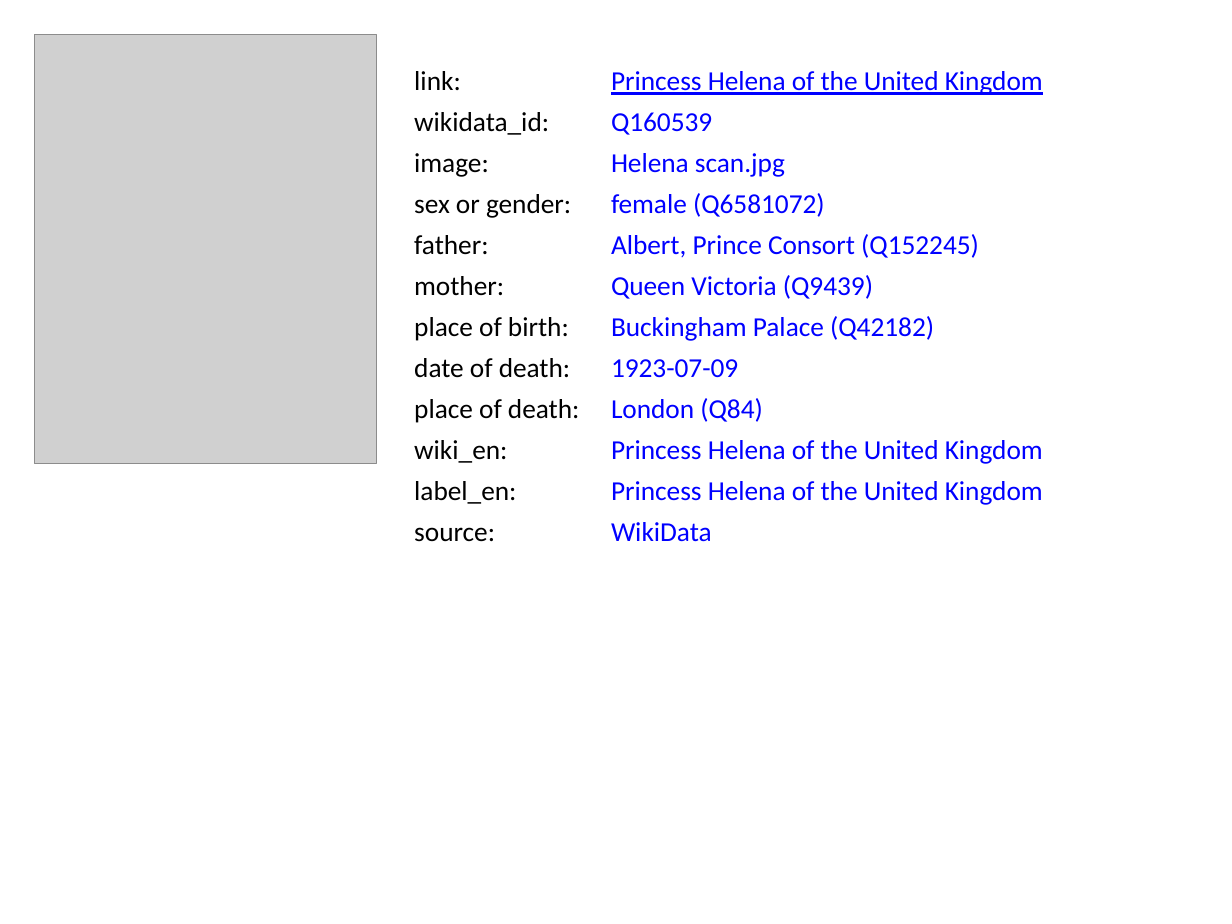
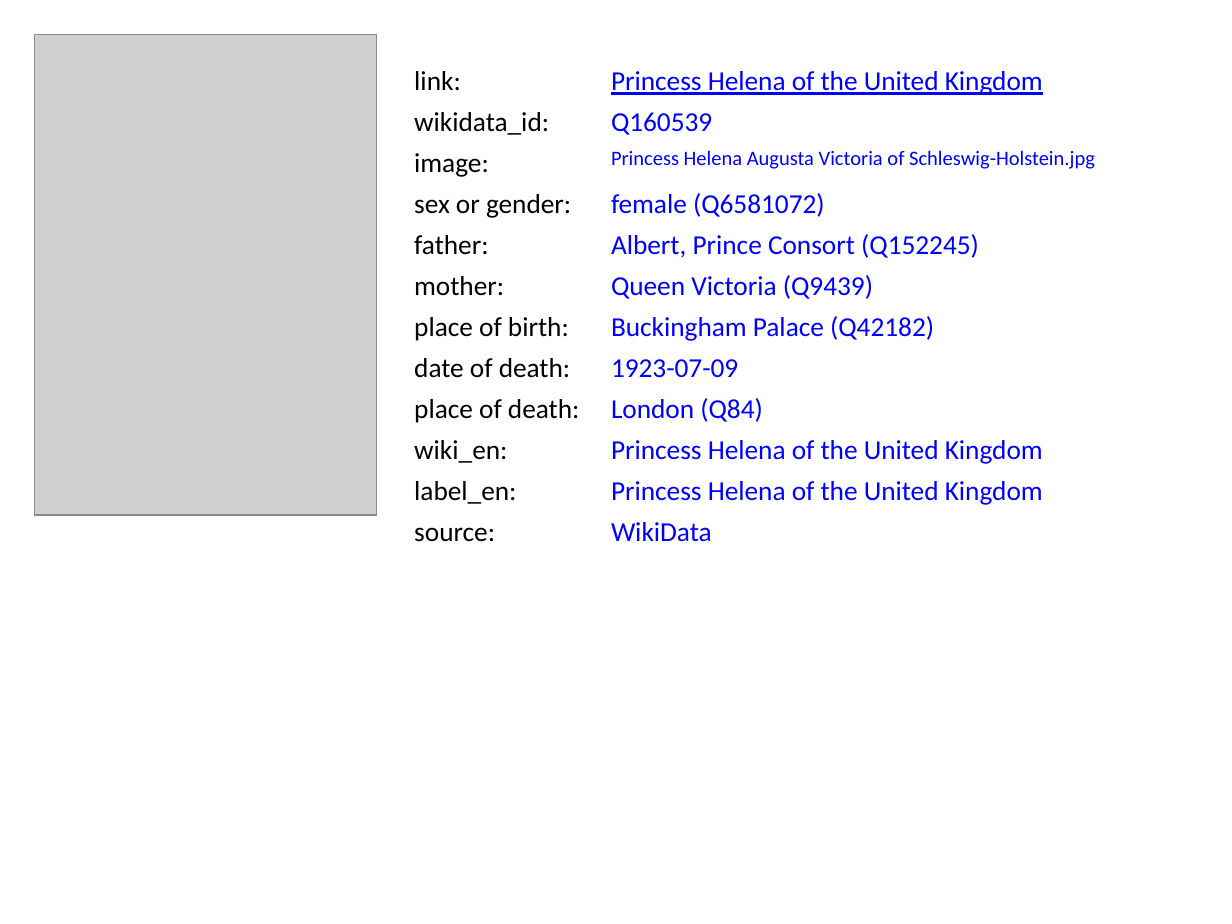
Before and after one commit to BITPlan/com.bitplan.simplegraph, a slide deck: slide 6 of simplegraph-powerpoint/QueenVictoria.pptx. Drawn at 1232x924 pixels with LibreOffice and Linux fonts; fonts in the diff are those of the drawing; grey boxes stand for pictures. Boxes give left, top, right and bottom in pixels: in the first picture for what was removed or moved away, otherwise in the second. Text is boxed around its words. In the diff, an @@ line names an element or a change of style, - is before the commit and + after.

```diff
--- a/simplegraph-powerpoint/QueenVictoria.pptx
+++ b/simplegraph-powerpoint/QueenVictoria.pptx
@@ picture: place and size @@
-picture at <box>34,34,377,464</box>
+picture at <box>34,34,377,515</box>
@@ text at <box>611,150,1095,169</box>: text changed; size 16 to 12 pt @@
-Helena scan.jpg
+Princess Helena Augusta Victoria of Schleswig-Holstein.jpg
```
Also in this commit, not shown: 1 other slide changed, 9 other files.
